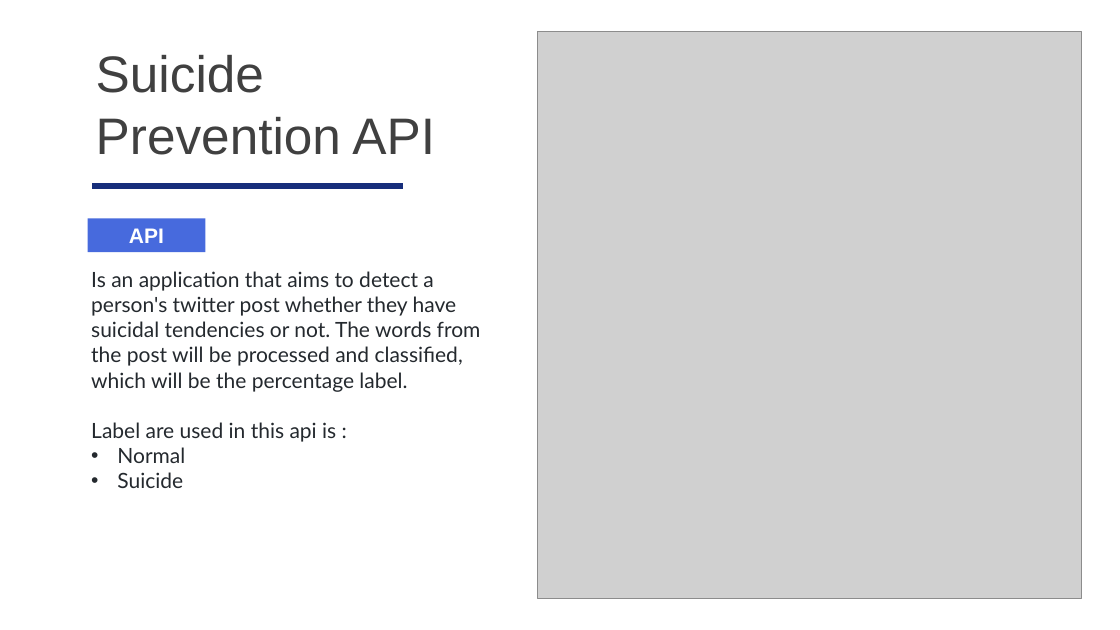
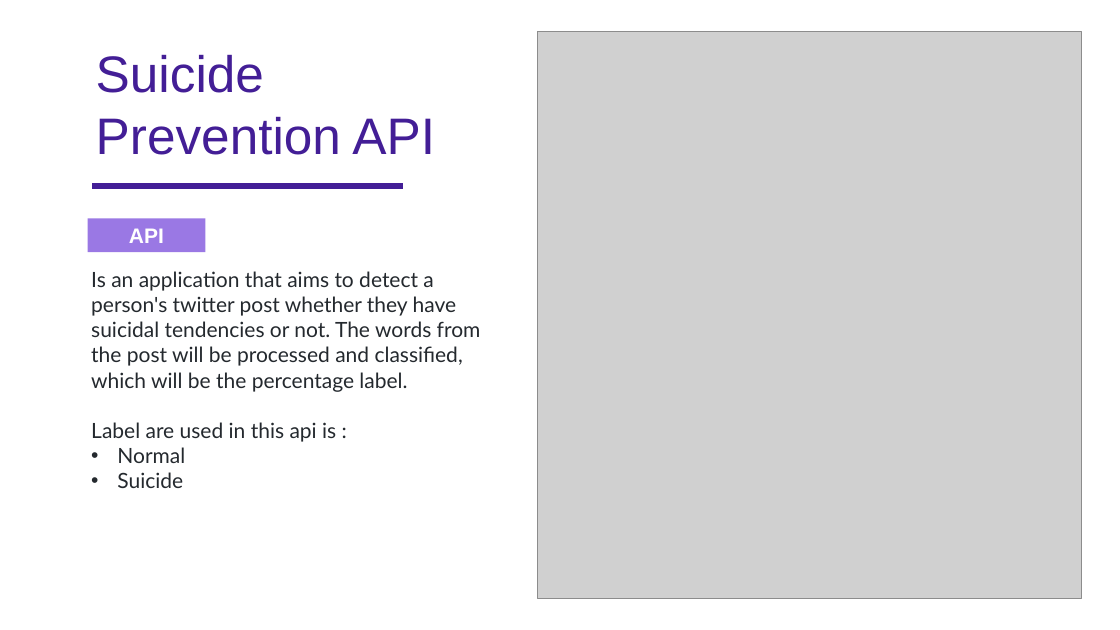
Before and after one commit to ds-dti/DS01_01_Social-Media-Suicide-Indication-Detection, a slide deck: slide 7 of PPT v2.pptx (slide 10 before the commit). Drawn at 1120x630 pixels with LibreOffice and Linux fonts; fonts in the diff are those of the drawing; grey boxes stand for pictures. Boxes give left, top, right and bottom in pixels: in the first picture for what was removed or moved away, otherwise in the second. Text is boxed around its words. In the diff, an @@ line names an element or a change of style, - is before the commit and + after.

```diff
--- a/PPT v2.pptx
+++ b/PPT v2.pptx
@@ text "Suicide Prevention API" at bbox=[96, 54, 435, 155]: text colour #404040 to #431E96 @@
@@ rectangle at bbox=[92, 183, 403, 189]: fill #172E7B to #431E96 @@
@@ rectangle "API" at bbox=[87, 218, 205, 252]: fill #476ADD to #9A78E4 @@
```
Also in this commit, not shown: 7 other slides changed, 5 slides added, 31 slides removed.
